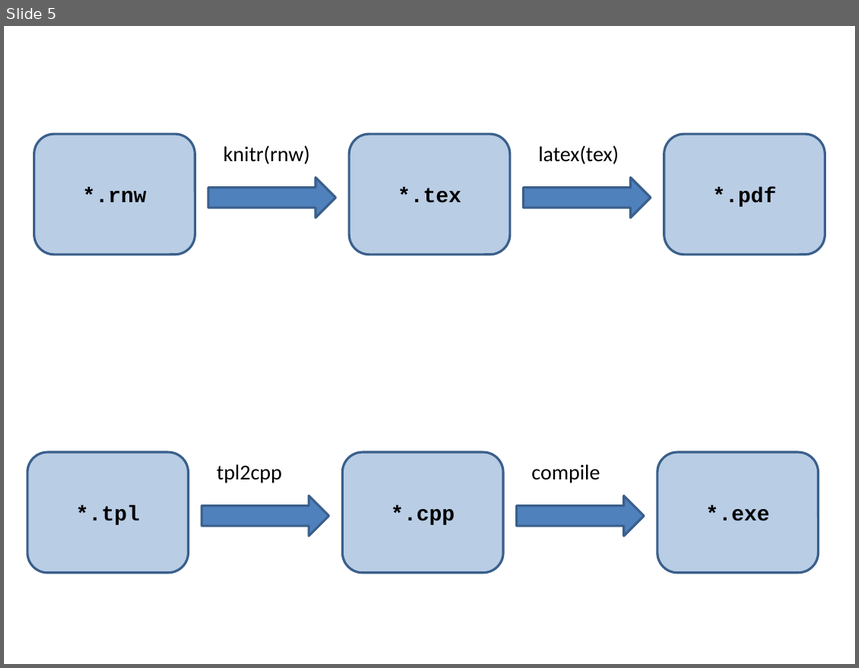
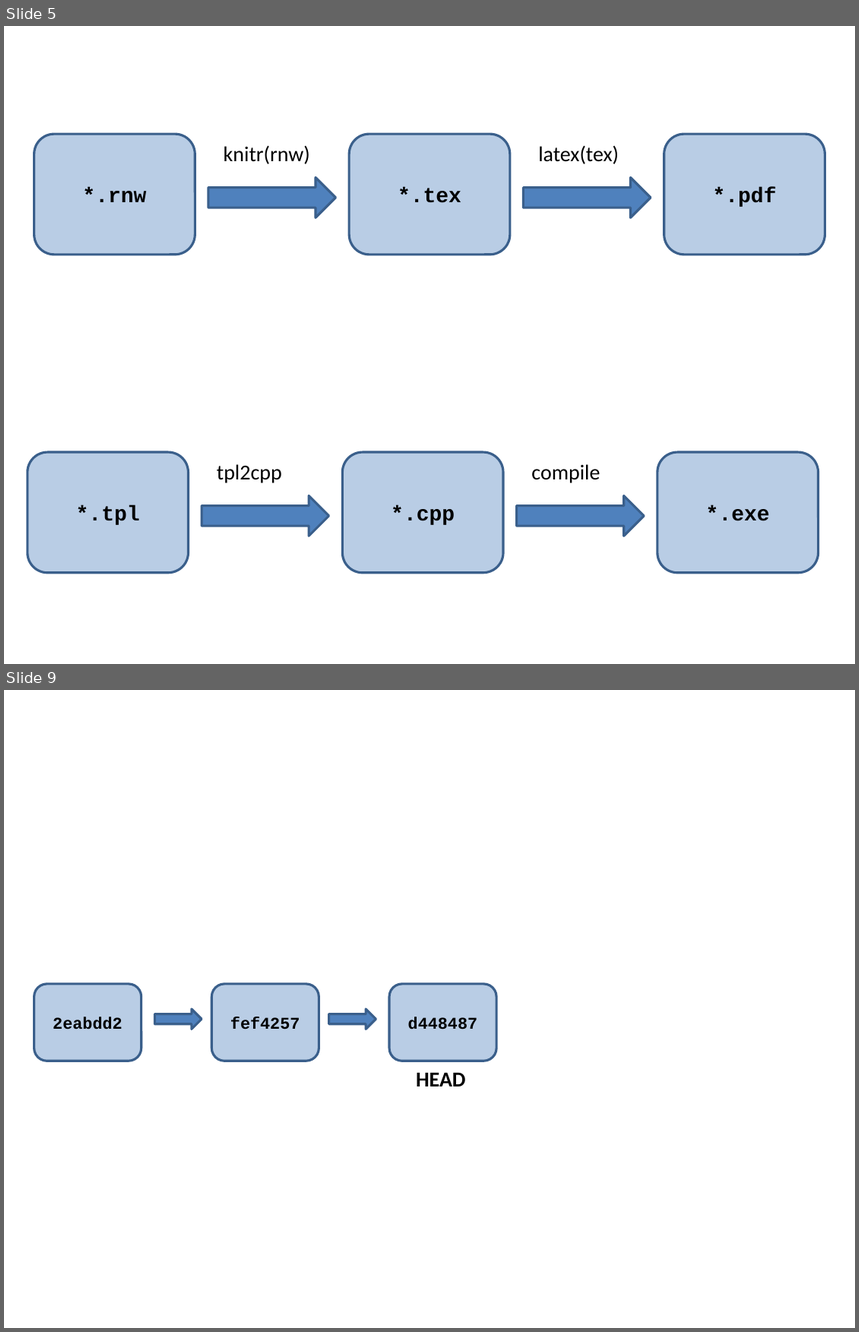
Before and after one commit to AdamCottrill/QFC_Workshop, a slide deck: PresentationFigures.pptx. Shown one above the other, each under a label of ours: slide 5 before the commit, slides 5 and 9 after it; the slides between them are not shown. The pictures are 859x668 and 859x1332 pixels, drawn with LibreOffice and Linux fonts; fonts in the diff are those of the drawing. Boxes give left, top, right and bottom in pixels: in the first picture for what was removed or moved away, otherwise in the second. Text is boxed around its words. In the diff, an @@ line names an element or a change of style, - is before the commit and + after.

```diff
--- a/PresentationFigures.pptx
+++ b/PresentationFigures.pptx
@@ slide 9 added at (4, 690, 855, 1328), background #FFFFFF @@
@@ rounded rectangle added at (34, 983, 141, 1061), fill #B9CDE5, outline #3A5F8C 2 pt, 14 pt, text #000000, bold @@
+2eabdd2
@@ rounded rectangle added at (211, 983, 319, 1061), fill #B9CDE5, outline #3A5F8C 2 pt, 14 pt, text #000000, bold @@
+fef4257
@@ rounded rectangle added at (389, 983, 496, 1061), fill #B9CDE5, outline #3A5F8C 2 pt, 14 pt, text #000000, bold @@
+d448487
@@ right arrow added at (154, 1009, 202, 1030), fill #4F81BD, outline #3A5F8C 2 pt @@
@@ right arrow added at (329, 1009, 376, 1030), fill #4F81BD, outline #3A5F8C 2 pt @@
@@ text added at (416, 1073, 466, 1087), 18 pt, text #000000, bold @@
+HEAD
```
Also in this commit, not shown: 2 slides changed, 5 other slides added, 7 other files.
